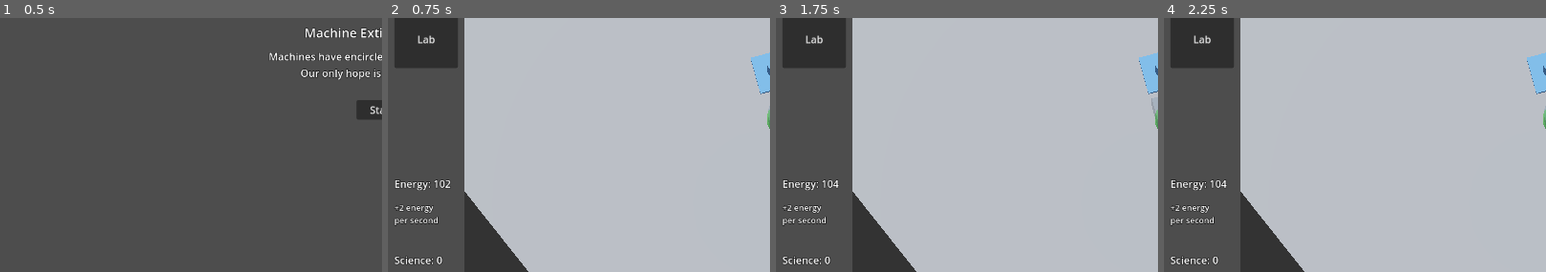
Above: before the commit, frames 1-4 (left to right).
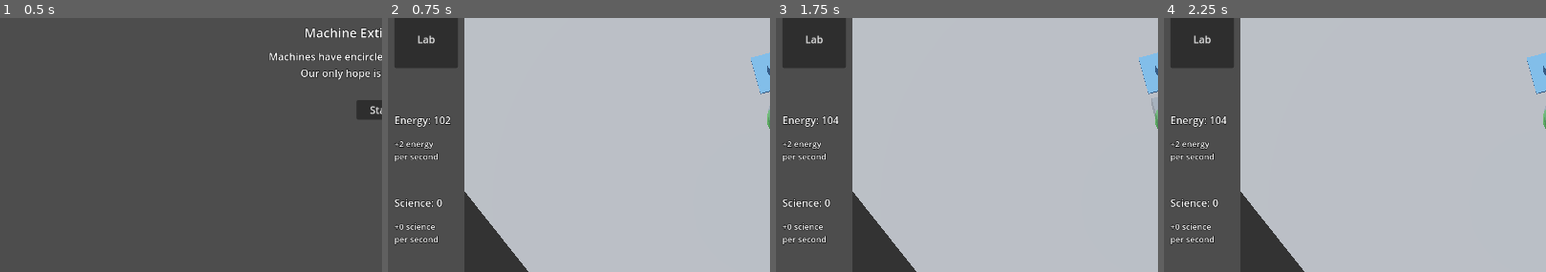
Above: after the commit, the same moments.

Repository: mcjohnalds/machine-extinction-event
Game: Godot game, scene res://main.tscn
Same seed, same stepped clock (60 frames per second), same inputs: the game is played once before the commit and once after it.
Inputs:
- Up to frame 1 (0.5 s): no input
- Up to frame 2 (0.75 s): click "Start" at 0.5 s
- Up to frame 3 (1.75 s): click "Wall" at 1.25 s
- Up to frame 4 (2.25 s): click "Turret" at 2 s
The pictures show only the part of the screen within x 0-50%, y 40-90%; the shares and areas given below are measured in that part.

Frame 1 is identical in both runs. In frame 2, 1.8% of the frame differs, in the area x 1-17%, y 38-97%; in frame 3, 1.8%; in frame 4, 1.8%.

Commit message:
add science per second label

Diff:
--- a/game.gd
+++ b/game.gd
@@ -57,6 +57,7 @@
 @onready var energy_delta_label := $HUD/EnergyDeltaLabel as Label
 @onready var science_label := $HUD/ScienceLabel as Label
 @onready var science_required_label := $HUD/ScienceRequiredLabel as Label
+@onready var science_delta_label := $HUD/ScienceDeltaLabel as Label
 @onready var tooltip := $HUD/Tooltip as Control
 @onready var tooltip_label := $HUD/Tooltip/Label as Label
 @onready var warning_label := $HUD/WarningLabel as Control
@@ -205,6 +206,7 @@
 	process_warning_label()
 	process_rocket(delta)
 	energy_delta_label.text = "%+d energy" % get_energy_gain()
+	science_delta_label.text = "%+d science" % get_science_gain()
 	for enemy: Node3D in enemies.get_children():
 		process_enemy(enemy, delta)
 	for grid_coord: Vector2i in grid_to_building:
@@ -289,13 +291,19 @@
 	while true:
 		if is_game_over:
 			return
-		for grid_coord: Vector2i in grid_to_building:
-			if (
-				grid_to_building[grid_coord] is Lab
-				and grid_to_building_completion_proportion[grid_coord] == 1.0
-			):
-				set_science(science + SCINECE_GAIN_PER_LAB)
+		set_science(science + get_science_gain())
 		await get_tree().create_timer(1.0).timeout
+
+
+func get_science_gain() -> int:
+	var gain := 0
+	for grid_coord: Vector2i in grid_to_building:
+		if (
+			grid_to_building[grid_coord] is Lab
+			and grid_to_building_completion_proportion[grid_coord] == 1.0
+		):
+			gain += 1
+	return gain
 
 
 func set_energy(new_energy: int) -> void:
--- a/game.tscn
+++ b/game.tscn
@@ -129,35 +129,53 @@
 
 [node name="EnergyLabel" type="Label" parent="HUD"]
 offset_left = 10.0
-offset_top = 570.0
+offset_top = 470.0
 offset_right = 90.0
-offset_bottom = 593.0
+offset_bottom = 493.0
 text = "Energy: 0"
 
 [node name="EnergyDeltaLabel" type="Label" parent="HUD"]
 offset_left = 10.0
-offset_top = 610.0
-offset_right = 120.0
-offset_bottom = 670.0
+offset_top = 510.0
+offset_right = 120.0
+offset_bottom = 570.0
 theme_override_font_sizes/font_size = 13
 text = "+1234 energy"
 autowrap_mode = 3
 
 [node name="EnergyDeltaLabelExtra" type="Label" parent="HUD"]
 offset_left = 10.0
-offset_top = 630.0
-offset_right = 110.0
-offset_bottom = 660.0
+offset_top = 530.0
+offset_right = 110.0
+offset_bottom = 560.0
 theme_override_font_sizes/font_size = 13
 text = "per second"
 autowrap_mode = 3
 
 [node name="ScienceLabel" type="Label" parent="HUD"]
 offset_left = 10.0
-offset_top = 690.0
+offset_top = 600.0
 offset_right = 90.0
-offset_bottom = 713.0
+offset_bottom = 623.0
 text = "Science: 0"
+
+[node name="ScienceDeltaLabel" type="Label" parent="HUD"]
+offset_left = 10.0
+offset_top = 640.0
+offset_right = 120.0
+offset_bottom = 700.0
+theme_override_font_sizes/font_size = 13
+text = "+1234 science"
+autowrap_mode = 3
+
+[node name="ScienceDeltaLabelExtra" type="Label" parent="HUD"]
+offset_left = 10.0
+offset_top = 660.0
+offset_right = 110.0
+offset_bottom = 690.0
+theme_override_font_sizes/font_size = 13
+text = "per second"
+autowrap_mode = 3
 
 [node name="ScienceRequiredLabel" type="Label" parent="HUD"]
 offset_left = 10.0
Not shown, changed: todo.txt
